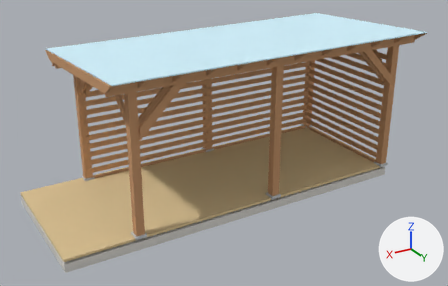
What one commit did to the glTF model pergola_final_model.glb.
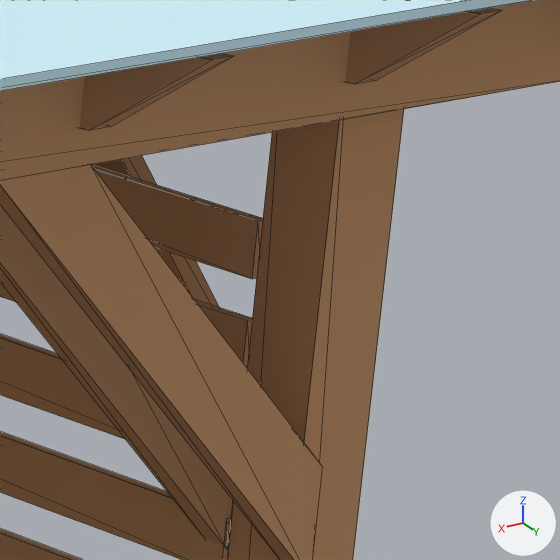
The first picture shows the older version from a 50 mm lens placed at (5.22, 9.15, 5.27), pointed at (-0.15, 0.21, 0.79). The close-ups show the older and then the newer version on the part from 81% to 92% of the width and 12% to 29% of the height of that picture. Only the edits that show in the close-ups are written down. The lights are fixed; the arrows at lower right show +X, +Y and +Z. The close-ups show mesh edges as thin lines. Where no turn or scale is listed for an object, it has been applied to the vertices.

Objects in the first close-up: 'clear_polycarbonate_roof', 'glulam_post_140x140_-3180_-1180', 'paired_long_beam_-1180_-1272.5', 'rafter_45x145_2', 'rafter_45x145_3', 'short_privacy_slat_11', 'short_privacy_slat_12', 'short_privacy_slat_13', 'short_privacy_slat_14', 'upper_corner_brace_cross_760_-3180_-1180', 'upper_corner_brace_long_760_-3180_-1180_-1087.5', 'upper_corner_brace_long_760_-3180_-1180_-1272.5' and 1 more.
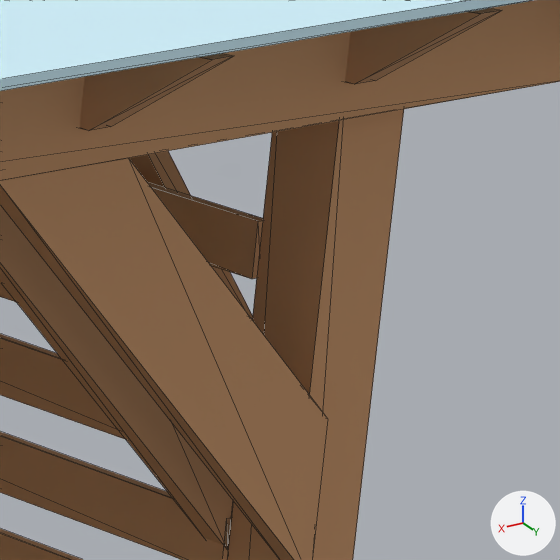
What differs and where, as boxes (x1, y1, x2, y2) in the close-ups (560 x 560 px):
```json
{"object": "upper_corner_brace_long_760_-3180_-1180_-1272.5", "change": "reshaped", "before": [0, 165, 323, 560], "after": [0, 158, 328, 560]}
{"object": "upper_corner_brace_cross_760_-3180_-1180", "change": "reshaped", "before": [92, 156, 219, 307], "after": [129, 151, 253, 318]}
{"object": "short_privacy_slat_13", "change": "unchanged, covered by the edit", "before": [0, 282, 252, 367], "after": [0, 282, 252, 319]}
```

The change, as JSON lines over the scene's bpy script:
```json
{"block": "me_upper_corner_brace_long_760__3180__1180__1272_5", "where": "me_upper_corner_brace_long_760__3180__1180__1272_5.from_pydata(...)  # 8 vertices, 12 faces; spans x -3.11..-2.35, y 1.25..1.295, z 1.689..2.449"}
{"block": "me_upper_corner_brace_long_760__3180__1180__1272_5", "where": "# used by ob_upper_corner_brace_long_760__3180__1180__1272_5; location = (0.0, 0.0, 0.0)"}
{"block": "me_upper_corner_brace_long_760__3180__1180__1272_5", "change": "me_upper_corner_brace_long_760__3180__1180__1272_5 part 1"}
{"op": "set", "path": "me_upper_corner_brace_long_760__3180__1180__1272_5.vertices[1].co", "old": "(-3.11, 1.295, 1.879)", "new": "(-3.11, 1.295, 1.958)", "note": "pixel (322, 466) -> pixel (328, 419)"}
{"op": "set", "path": "me_upper_corner_brace_long_760__3180__1180__1272_5.vertices[2].co", "old": "(-2.54, 1.295, 2.449)", "new": "(-2.619, 1.295, 2.449)", "note": "pixel (90, 164) -> pixel (128, 158)"}
{"op": "set", "path": "me_upper_corner_brace_long_760__3180__1180__1272_5.vertices[5].co", "old": "(-2.54, 1.25, 2.449)", "new": "(-2.619, 1.25, 2.449)"}
{"op": "set", "path": "me_upper_corner_brace_long_760__3180__1180__1272_5.vertices[6].co", "old": "(-3.11, 1.25, 1.879)", "new": "(-3.11, 1.25, 1.958)"}
{"block": "me_upper_corner_brace_cross_760__3180__1180", "where": "me_upper_corner_brace_cross_760__3180__1180.from_pydata(...)  # 8 vertices, 12 faces; spans x -3.203..-3.158, y 0.35..1.11, z 1.689..2.449"}
{"block": "me_upper_corner_brace_cross_760__3180__1180", "where": "# used by ob_upper_corner_brace_cross_760__3180__1180; location = (0.0, 0.0, 0.0)"}
{"block": "me_upper_corner_brace_cross_760__3180__1180", "change": "me_upper_corner_brace_cross_760__3180__1180 part 2"}
{"op": "set", "path": "me_upper_corner_brace_cross_760__3180__1180.vertices[1].co", "old": "(-3.203, 1.11, 1.879)", "new": "(-3.203, 1.11, 1.958)"}
{"op": "set", "path": "me_upper_corner_brace_cross_760__3180__1180.vertices[2].co", "old": "(-3.203, 0.54, 2.449)", "new": "(-3.203, 0.619, 2.449)"}
{"op": "set", "path": "me_upper_corner_brace_cross_760__3180__1180.vertices[5].co", "old": "(-3.158, 0.54, 2.449)", "new": "(-3.158, 0.619, 2.449)"}
{"op": "set", "path": "me_upper_corner_brace_cross_760__3180__1180.vertices[6].co", "old": "(-3.158, 1.11, 1.879)", "new": "(-3.158, 1.11, 1.958)"}
```
